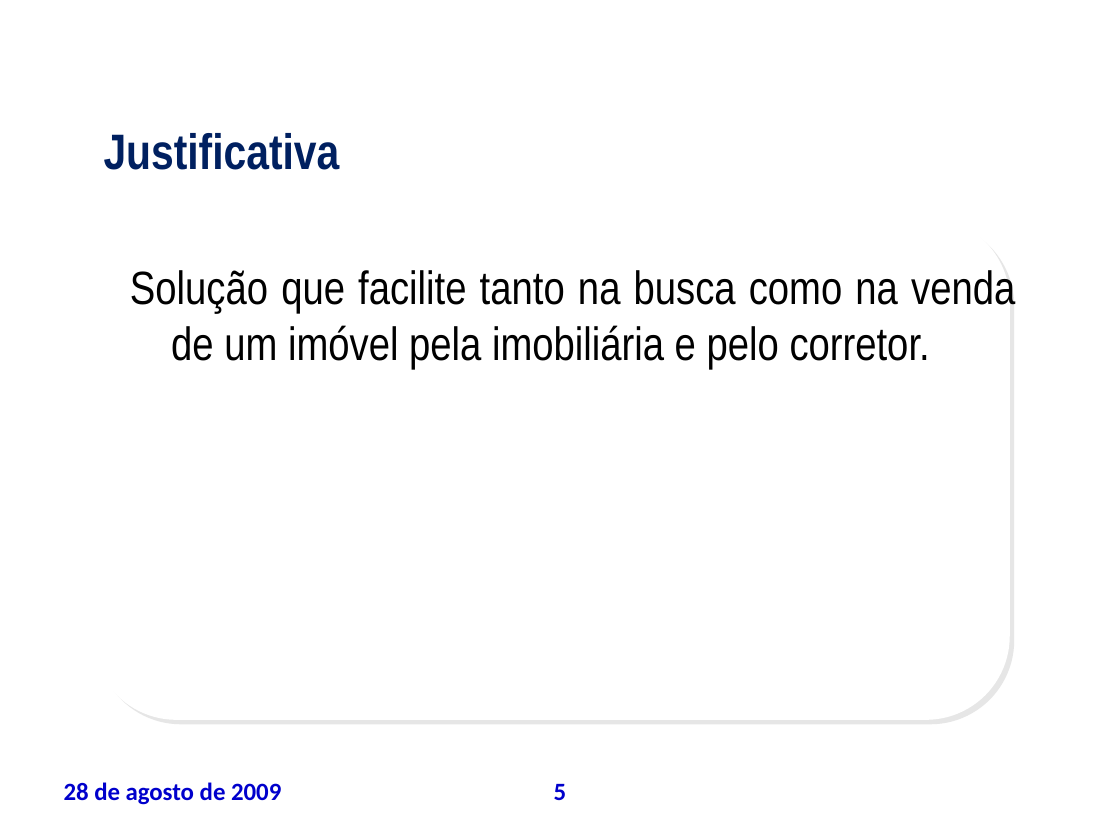
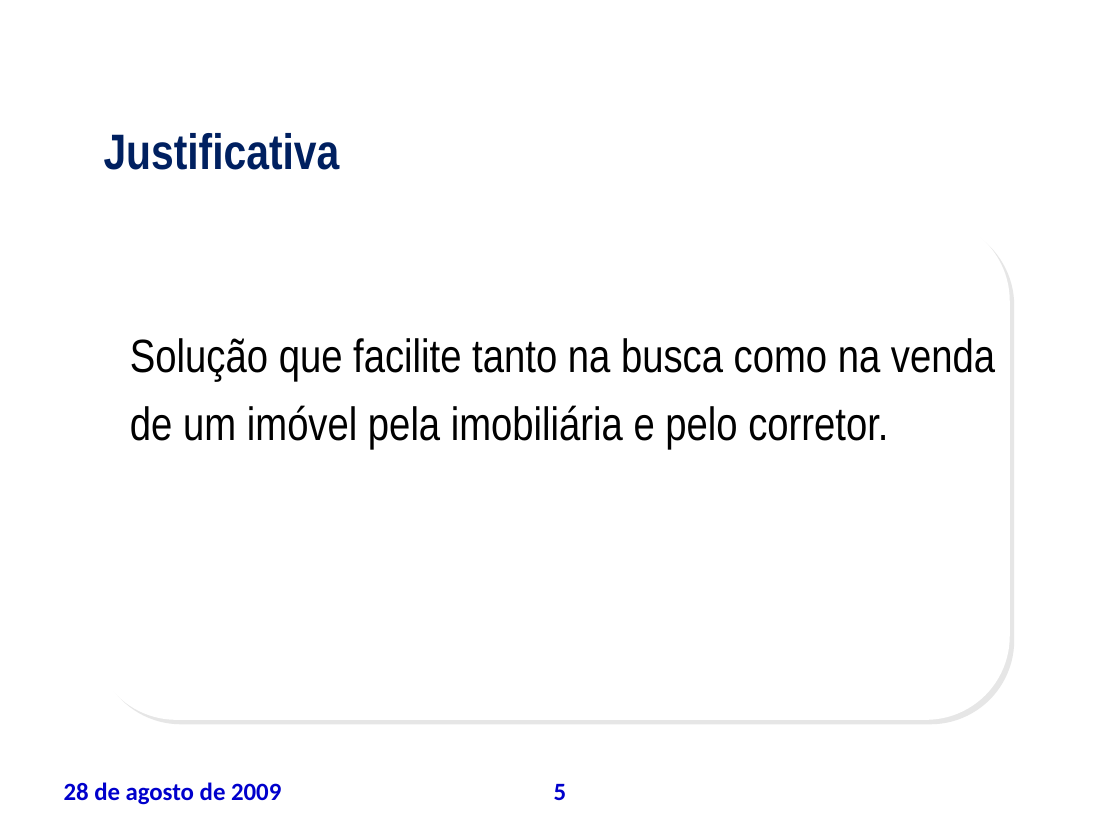
Before and after one commit to leoevaristo/psa20092, a slide deck: slide 5 of ARTEFATOS/TAP_apresentacao.ppt. Drawn at 1120x840 pixels with LibreOffice and Linux fonts; fonts in the diff are those of the drawing; background and template pictures are left out. Boxes give left, top, right and bottom in pixels: in the first picture for what was removed or moved away, otherwise in the second. Text is boxed around its words. In the diff, an @@ line names an element or a change of style, - is before the commit and + after.

```diff
--- a/ARTEFATOS/TAP_apresentacao.ppt
+++ b/ARTEFATOS/TAP_apresentacao.ppt
@@ text at [130, 338, 995, 449]: text changed @@
-Solução que facilite tanto na busca como na venda de um imóvel pela imobiliária e pelo corretor.
+Solução que facilite tanto na busca como na venda
+de um imóvel pela imobiliária e pelo corretor.
```
Also in this commit, not shown: 6 other slides changed.
